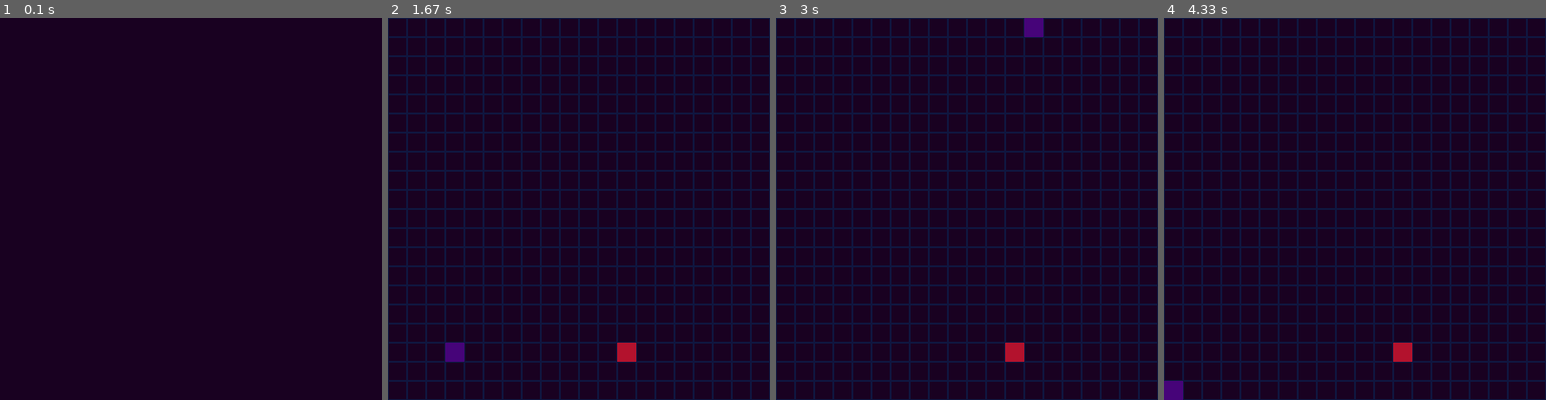
Above: before the commit, frames 1-4 (left to right).
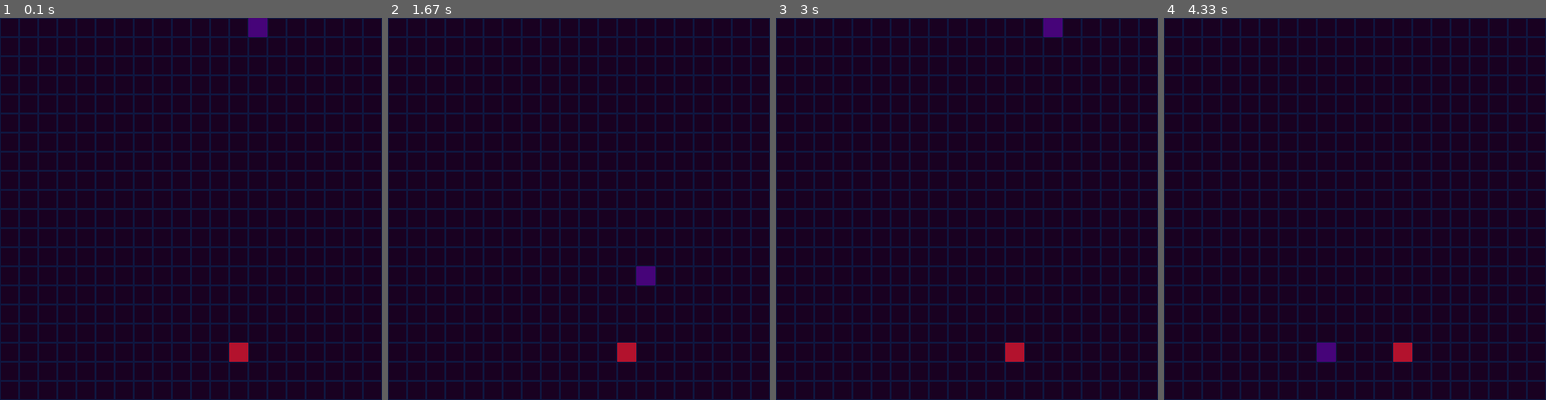
Above: after the commit, the same moments.

Repository: dawidduraj/pygame-snake
Game: pygame game, started from game.py
Two runs of this game, one before a commit and one after it. Both use one fixed random seed, a clock stepped at 60 frames per second and the inputs below.
Inputs:
- Up to frame 1 (0.1 s): no input
- Up to frame 2 (1.67 s): hold Right 0.33-0.8 s; hold Up 0.83-1.13 s; hold Right 1.17-1.63 s
- Up to frame 3 (3 s): hold Left 1.67-2.2 s; hold Down 2.23-2.53 s; hold Left 2.57-2.97 s
- Up to frame 4 (4.33 s): hold Up 3-3.37 s; hold Right 3.4-4.03 s; hold Down from 4.07 s (still down)

The runs differ from the first frame. In frame 1, 19% of the frame differs, in the area x 0-100%, y 0-100%; in frame 2, 0.5%; in frame 3, 0.5%; in frame 4, 0.5%.

Commit message:
Implement Snake body growth when food is eaten

Diff:
--- a/game.py
+++ b/game.py
@@ -1,10 +1,11 @@
+from os import TMP_MAX
 import pygame
 import random
 
 # Variables/Constants
 SIZE = 400
 SCALE = 20
-FPS = 10
+FPS = 20
 COLORS = {
     "BACKGROUND" : (25,1,33),
     "SNAKE" : (70,4,121),
@@ -16,27 +17,40 @@
 # Snake Class
 class Snake:
     def __init__(self, x=0, y=0, xspeed=0, yspeed=1):
-        self.x = x
-        self.y = y
         self.xspeed = xspeed
         self.yspeed = yspeed
 
+        # for easier position updating we seperate the snakes body and head
+        self.head = [x,y]
+        self.body = []
+
     def update(self):
-        self.x += self.xspeed * SCALE
-        self.y += self.yspeed * SCALE
+        if len(self.body) > 0:
+            for i in range(len(self.body) - 1):
+                # set piece position to position of the piece before it
+                self.body[i][0] = self.body[i+1][0]
+                self.body[i][1] = self.body[i+1][1]
 
-        if self.x < 0:
-            self.x = SIZE - SCALE
-        if self.x >= SIZE:
-            self.x = 0
+            # set first piece position to head position
+            self.body[len(self.body) - 1][0] = self.head[0]
+            self.body[len(self.body) - 1][1] = self.head[1]
 
-        if self.y < 0:
-            self.y = SIZE - SCALE
-        if self.y >= SIZE:
-            self.y = 0
+        self.head[0] += self.xspeed * SCALE
+        self.head[1] += self.yspeed * SCALE
+        if self.head[0] < 0:
+            self.head[0] = SIZE - SCALE
+        if self.head[0] >= SIZE:
+            self.head[0] = 0
+
+        if self.head[1] < 0:
+            self.head[1] = SIZE - SCALE
+        if self.head[1] >= SIZE:
+            self.head[1] = 0
 
     def draw(self):
-        pygame.draw.rect(window, COLORS["SNAKE"], [self.x,self.y, SCALE,SCALE])
+        pygame.draw.rect(window, COLORS["SNAKE"], [self.head[0],self.head[1], SCALE,SCALE])
+        for part in self.body:
+            pygame.draw.rect(window, COLORS["SNAKE"], [part[0],part[1], SCALE,SCALE])
 
 # Food Class
 class Food:
@@ -49,9 +63,11 @@
         pygame.draw.rect(window, COLORS["FOOD"], [self.x,self.y, SCALE,SCALE])
 
     def eat(self,snake):
-        if self.x == snake.x and self.y == snake.y:
+        if self.x == snake.head[0] and self.y == snake.head[1]:
+            snake.body.insert(0,[self.x,self.y])
             self.x = random.randrange(0,tiles) * SCALE
             self.y = random.randrange(0,tiles) * SCALE
+
 # Setup
 pygame.init()
 window = pygame.display.set_mode((SIZE,SIZE))
@@ -92,8 +108,8 @@
                 snake.yspeed = 1
     drawGrid()
     food.draw()
+    food.eat(snake)
     snake.update()
-    food.eat(snake)
     snake.draw()
     pygame.display.update()
     window.fill(COLORS["BACKGROUND"])
